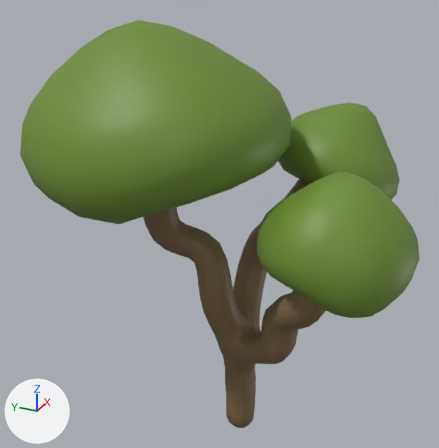
The Blender file data/Assets/Models/Vegetation/Tree 5.blend as it was, and as the next commit left it.
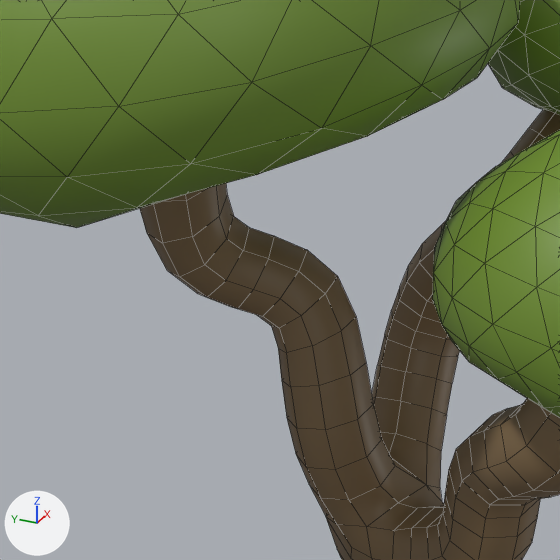
Each version is shown whole from a 50 mm camera at (-24.9, -10.0, 23.0) aimed at (0.1, 1.2, 10.5), then close up on the part from 20% to 70% of the width and 30% to 79% of the height. Arrows for +X, +Y and +Z are at lower left; the lights stay in place. The close-ups show mesh edges as thin lines.
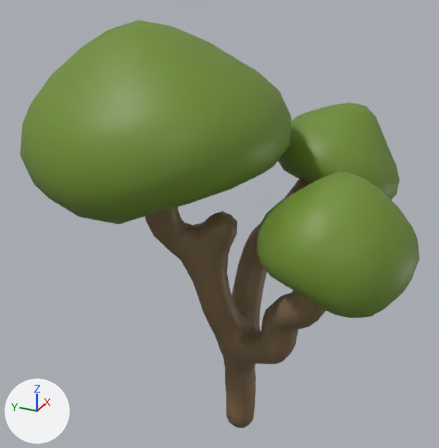
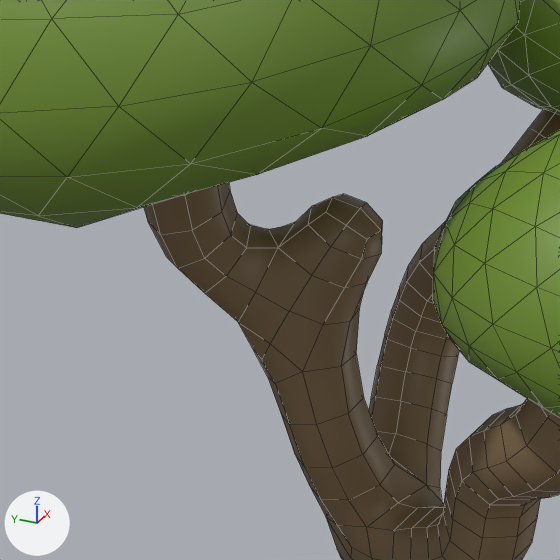
Changed parts and their boxes (x1, y1, x2, y2) in the close-ups (560 x 560 px):
'Vert', reshaped
    before: (140, 109, 560, 560)
    after: (144, 109, 560, 560)

The change in detail:
me_vert has 17 vertices, 0 faces, 16 loose edges and spans x -1.02..1.67, y -1.38..0.94, z -0.98..3.31.
me_vert is used by ob_vert; location (0.11, -0.1, 1.75); scale (3.63, 3.63, 3.63).
Verts and faces of me_vert; kept vertices keep their numbers, new ones are numbered from 17.
Before the commit, vertices of me_vert: 2 (-0.25, 0.39, 2.15), 14 (-0.53, 0.94, 2.38).
Part 1, on me_vert:
Edges deleted: (2, 14).
Vertex 14 moves to (-0.52, 0.93, 2.44).
Vertex 2 moves to (-0.37, 0.36, 1.76).
New vertex 17 is at (-0.25, 0.38, 2.21).
New vertex 18 is at (-0.4, 0.72, 2.26).
New vertex 19 is at (-0.23, 0.12, 2.68).
New loose edges: (2, 17), (14, 18), (17, 18), (17, 19).
